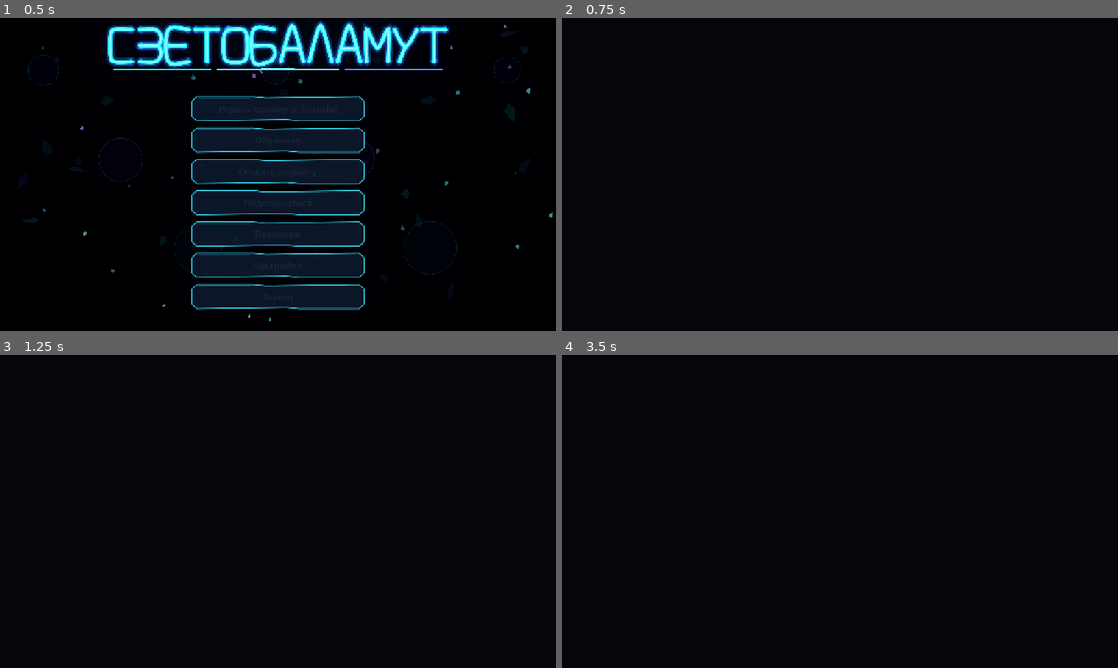
Above: before the commit, frames 1-4 (two rows, left to right).
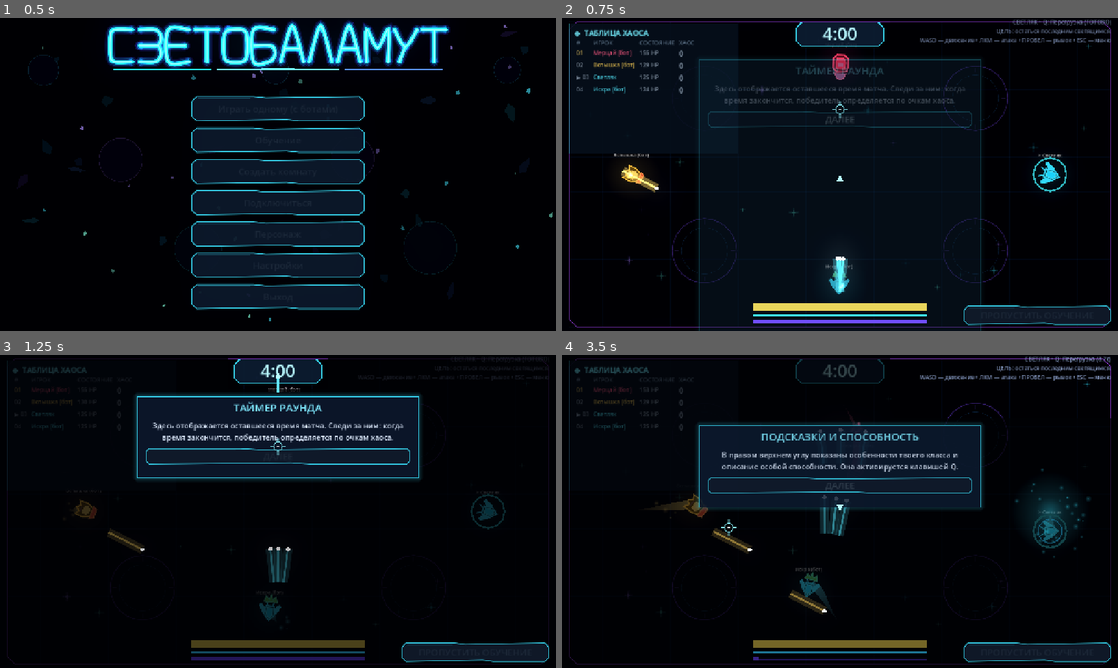
Above: after the commit, the same moments.

Repository: DvoreZZKy/svetobalamut
Game: Godot game, scene res://scenes/menu.tscn
Two runs of this game, one before a commit and one after it. Both use one fixed random seed, a clock stepped at 60 frames per second and the inputs below.
Inputs (mouse positions are in pixels of both pictures, inside the frame that each line leads up to):
- Up to frame 1 (0.5 s): no input
- Up to frame 2 (0.75 s): click "Играть одному (с ботами)" at 0.5 s
- Up to frame 3 (1.25 s): no input
- Up to frame 4 (3.5 s): tap Enter (restart) at 1.25 s; move the mouse to (962, 495) at 1.27 s; hold D (right) 1.28-2 s; tap Q (ability) at 1.35 s; click (962, 495) at 1.42 s; click (840, 455) at 2 s, where only the run after the commit has a clickable "ДАЛЕЕ"; move the mouse to (728, 527) at 2.77 s; hold S (down) from 2.78 s (still down); tap Space (dash) at 2.85 s

Frame 1 is identical in both runs. In frame 2, 12% of the frame differs, in the area x 1-99%, y 0-100%; in frame 3, 20%; in frame 4, 21%, in the area x 1-99%, y 0-99%.
Error before the commit: Parse Error: Cannot find member "CAPSULE_WAVE_MIN_RADIUS" in base "Sim". (res://scripts/arena.gd:874)

Commit message:
Remove capsule charge preview and update reload indicator

Diff:
--- a/scripts/arena.gd
+++ b/scripts/arena.gd
@@ -869,17 +869,7 @@
 		root.visible = vis
 		local_ring.visible = (id == local_id and not shadow and not _is_potato())
 		local_ring.width = 4.0 + 1.5 * (0.5 + 0.5 * sin(t * 5.0))
-		if id == local_id and int(pd.k) == 1 and not shadow and float(pd.get("wc", 0.0)) > 0.0:
-			var charge_ratio := clampf(float(pd.get("wc", 0.0)), 0.0, 1.0)
-			var preview_radius := lerpf(Sim.CAPSULE_WAVE_MIN_RADIUS, Sim.CAPSULE_WAVE_MAX_RADIUS, charge_ratio)
-			capsule_charge_ring.visible = true
-			capsule_charge_ring.position = pv.pos
-			capsule_charge_ring.scale = Vector2.ONE
-			for ring_i in capsule_charge_ring.get_point_count():
-				capsule_charge_ring.set_point_position(ring_i, Vector2.from_angle(TAU * float(ring_i) / float(capsule_charge_ring.get_point_count())) * preview_radius)
-			capsule_charge_ring.default_color = Color(0.25, 0.95, 1.0, 0.72 + 0.25 * charge_ratio)
-		elif id == local_id:
-			capsule_charge_ring.visible = false
+		capsule_charge_ring.visible = false
 		var ability_ring: Line2D = pv.ability_ring
 		var ability_on: bool = float(pd.get("ab", 0.0)) > 0.0 and not shadow and (int(pd.k) == 0 or int(pd.k) == 1)
 		ability_ring.visible = ability_on and not _is_potato()
@@ -1088,8 +1078,8 @@
 			for charge_i in 4:
 				ammo_text += "◆ " if charge_i < ammo else "◇ "
 			capsule_ammo_lbl.text = "ВОЛНЫ  " + ammo_text + ("  +" + ("%.1f" % float(me.get("wr", 0.0))) + "с" if ammo < 4 else "  ГОТОВО")
-			var reload_left := clampf(float(me.get("wr", 0.0)), 0.0, 0.5)
-			capsule_reload_bar.value = 100.0 * (1.0 - reload_left / 0.5) if ammo < 4 else 100.0
+			var reload_left := clampf(float(me.get("wr", 0.0)), 0.0, 1.5)
+			capsule_reload_bar.value = 100.0 * (1.0 - reload_left / 1.5) if ammo < 4 else 100.0
 		var class_names := ["СВЕТЛЯК", "КАПСУЛА", "ПРИЗРАК", "КРИСТАЛЛ"]
 		var ability_ready := "ГОТОВО" if me.acd <= 0.0 else "%.1fс" % me.acd
 		help_lbl.text = "%s • Q: %s (%s)\nЦЕЛЬ: остаться последним светящимся.\nWASD — движение • ЛКМ — атака • ПРОБЕЛ — рывок • ESC — меню" % [class_names[int(me.k) % 4], ["Перегрузка", "Энергощит", "Фазовый скачок", "Звёздный залп"][int(me.k) % 4], ability_ready]
